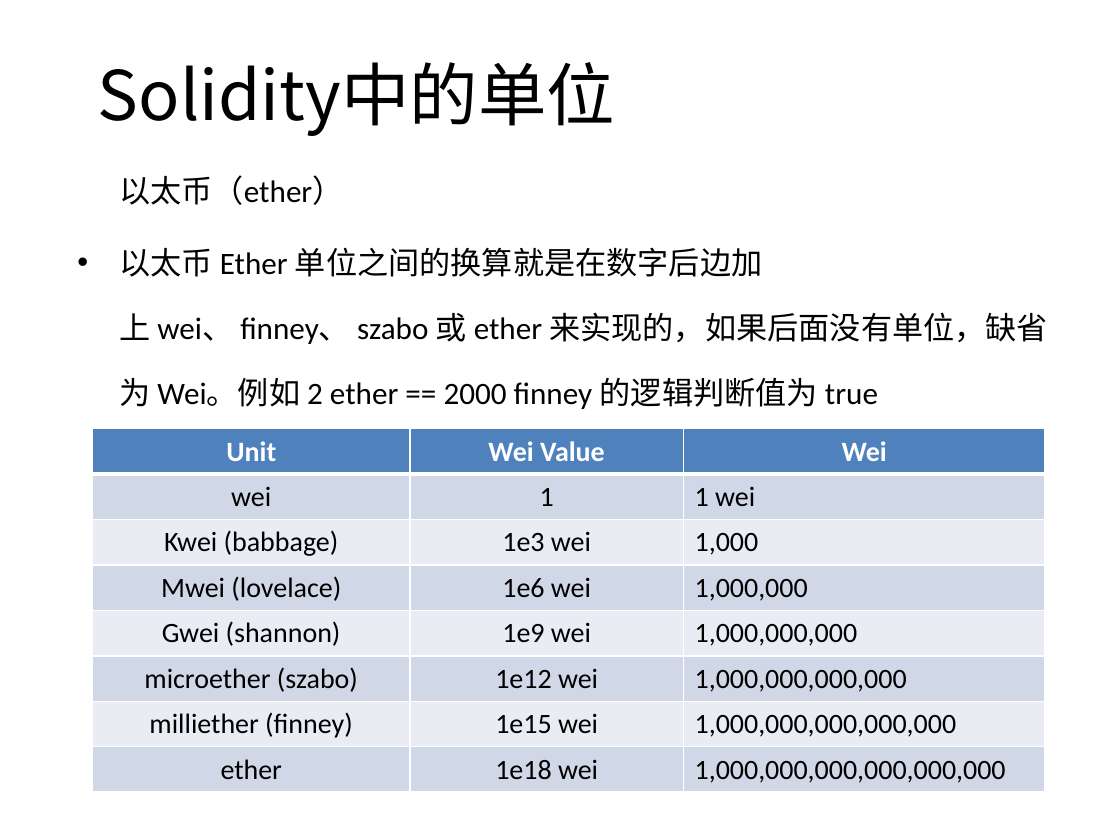
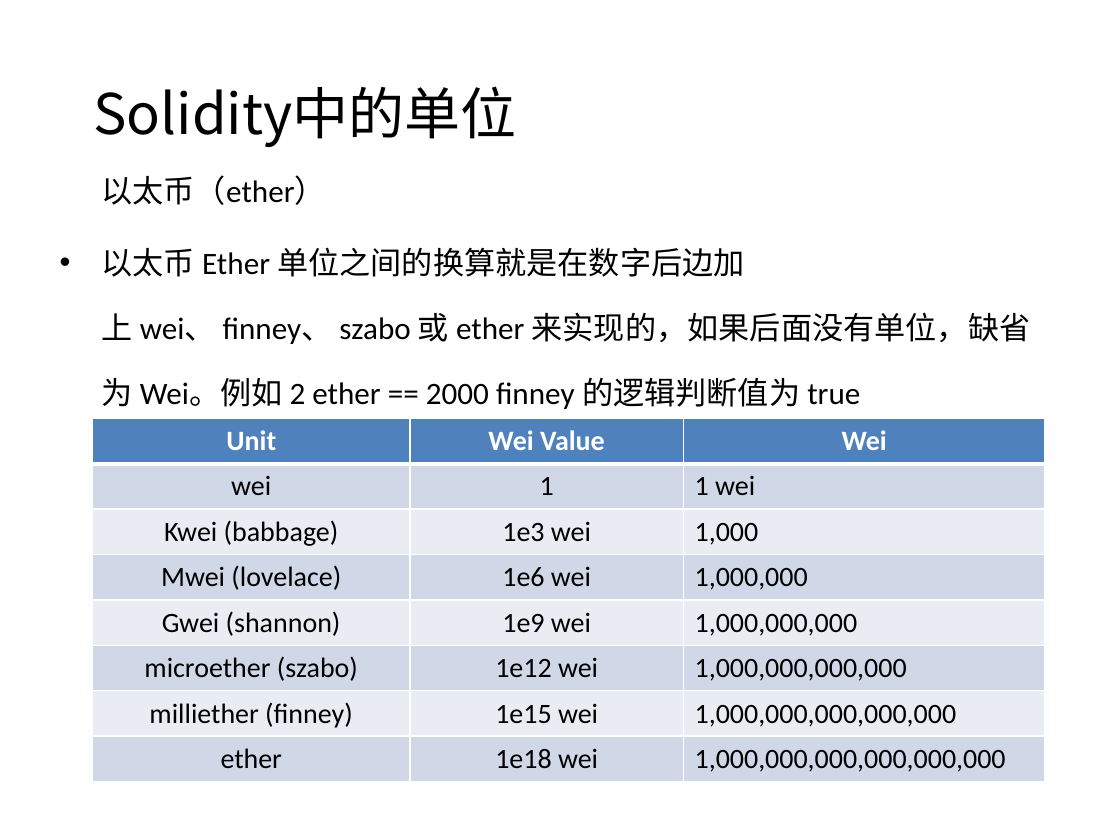
Before and after one commit to confucianzuoyuan/blockchain-tutorial, a slide deck: slide 34 of 以太坊教程/课件/5_2_solidity深入讲解.pptx. Drawn at 1120x840 pixels with LibreOffice and Linux fonts; fonts in the diff are those of the drawing; background and template pictures are left out. Boxes give left, top, right and bottom in pixels: in the first picture for what was removed or moved away, otherwise in the second. Text is boxed around its words. In the diff, an @@ line names an element or a change of style, - is before the commit and + after.

```diff
--- a/以太坊教程/课件/5_2_solidity深入讲解.pptx
+++ b/以太坊教程/课件/5_2_solidity深入讲解.pptx
@@ title "Solidity中的单位": place and size @@
-title "Solidity中的单位" at (98,62,615,136)
+title "Solidity中的单位" at (94,86,517,147)
@@ title "Solidity中的单位" at (94,86,517,147): size 44 to 36 pt @@
@@ text "以太币（ether）": place and size @@
-text "以太币（ether）" at (119,175,1048,409)
+text "以太币（ether）" at (102,175,1031,409)
@@ table: place and size @@
-table at (93,429,1045,792)
+table at (93,418,1045,781)
```
Also in this commit, not shown: 33 other slides changed, 34 other files.
